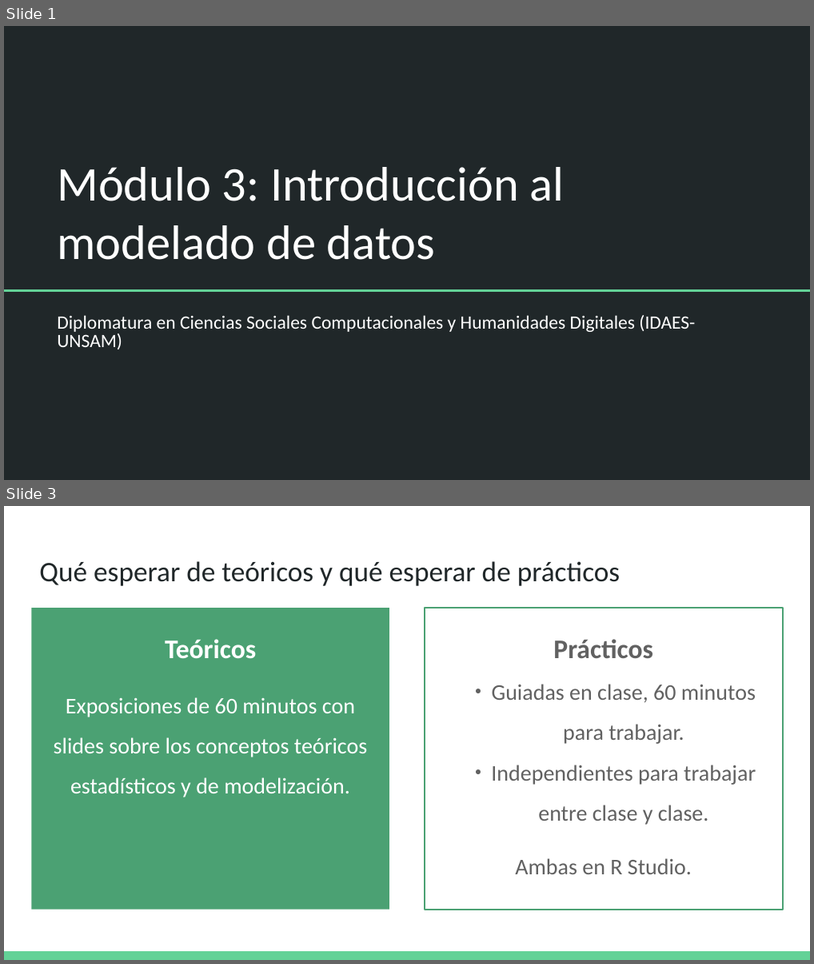
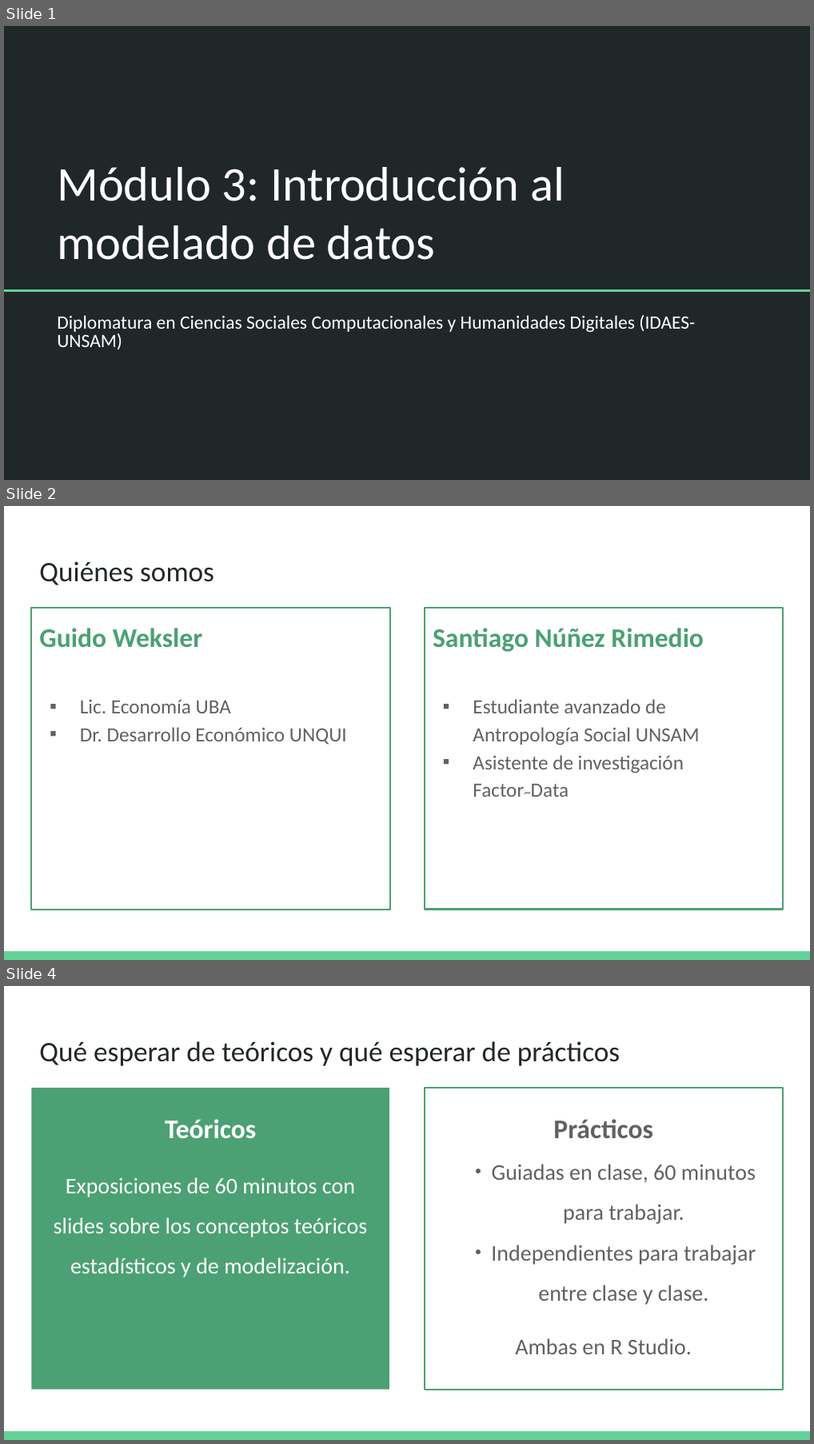
Before and after one commit to DCSCyHD/2023_modulo_3, a slide deck: clase1/teorica_1.pptx. Shown one above the other, each under a label of ours: slides 1 and 3 before the commit, slides 1, 2 and 4 after it; the slides between them are not shown. The pictures are 814x964 and 814x1444 pixels, drawn with LibreOffice and Linux fonts; fonts in the diff are those of the drawing. Boxes give left, top, right and bottom in pixels: in the first picture for what was removed or moved away, otherwise in the second. Text is boxed around its words. In the diff, an @@ line names an element or a change of style, - is before the commit and + after.

```diff
--- a/clase1/teorica_1.pptx
+++ b/clase1/teorica_1.pptx
@@ slide 2 added at (4,506,810,960), background #FFFFFF; not listed: 1 template element that a slide beside it also shows @@
@@ title added at (39,561,214,585), 25.2 pt, text #202729 @@
+Quiénes somos
@@ text added at (31,608,390,909), outline #4BA173 1.5 pt, 18 pt, text #616161 @@
+Guido Weksler
+▪ Lic. Economía UBA
+▪ Dr. Desarrollo Económico UNQUI
@@ rectangle added at (425,608,784,909), outline #4BA173 1.5 pt, 18 pt, text #616161 @@
+Santiago Núñez Rimedio
+▪ Estudiante avanzado de Antropología Social UNSAM
+▪ Asistente de investigación Factor~Data
@@ what was slide 3 is now slide 4 @@
```
Also in this commit, not shown: 4 slides changed, 6 other files.
